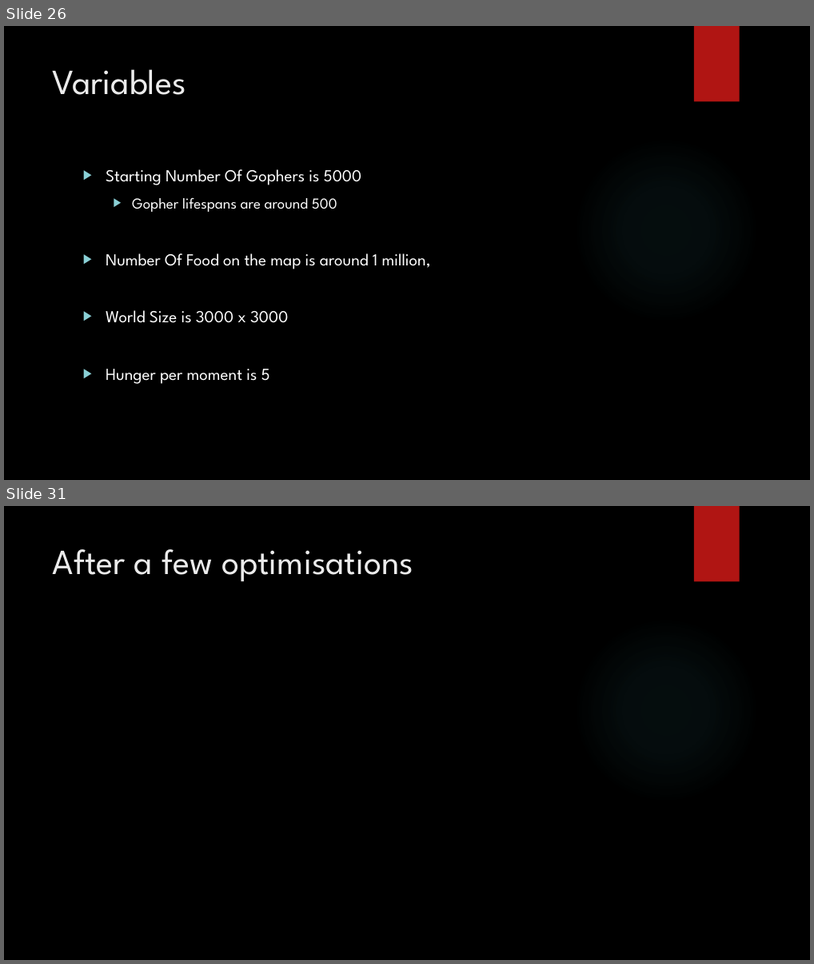
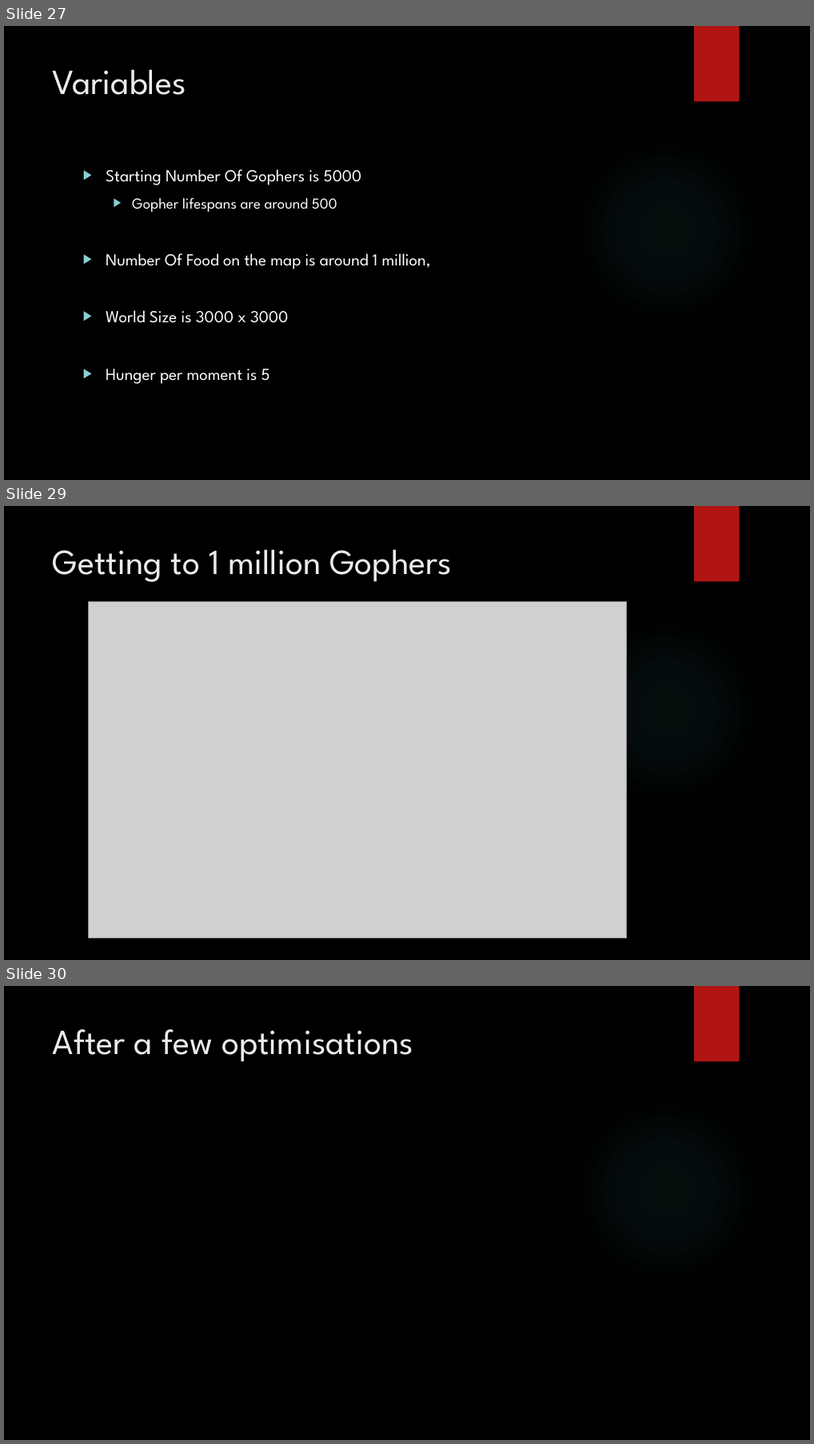
Before and after one commit to jaminologist/GopherLife, a slide deck: GopherLife.pptx. Shown one above the other, each under a label of ours: slides 26 and 31 before the commit, slides 27, 29 and 30 after it; the slides between them are not shown. The pictures are 814x964 and 814x1444 pixels, drawn with LibreOffice and Linux fonts; fonts in the diff are those of the drawing; grey boxes stand for pictures; background and template pictures are left out. Boxes give left, top, right and bottom in pixels: in the first picture for what was removed or moved away, otherwise in the second. Text is boxed around its words. In the diff, an @@ line names an element or a change of style, - is before the commit and + after.

```diff
--- a/GopherLife.pptx
+++ b/GopherLife.pptx
@@ slide 29 added at bbox=[4, 506, 810, 960], background picture (left out); not listed: 2 template elements that a slide beside it also shows @@
@@ title added at bbox=[53, 549, 452, 582], 42 pt, text #EBEBEB @@
+Getting to 1 million Gophers
@@ picture added at bbox=[89, 601, 627, 937] @@
@@ what was slide 26 is now slide 27 @@
@@ what was slide 31 is now slide 30 @@
```
Also in this commit, not shown: 6 slides changed, 3 other slides added, 5 slides removed, 3 other files.
